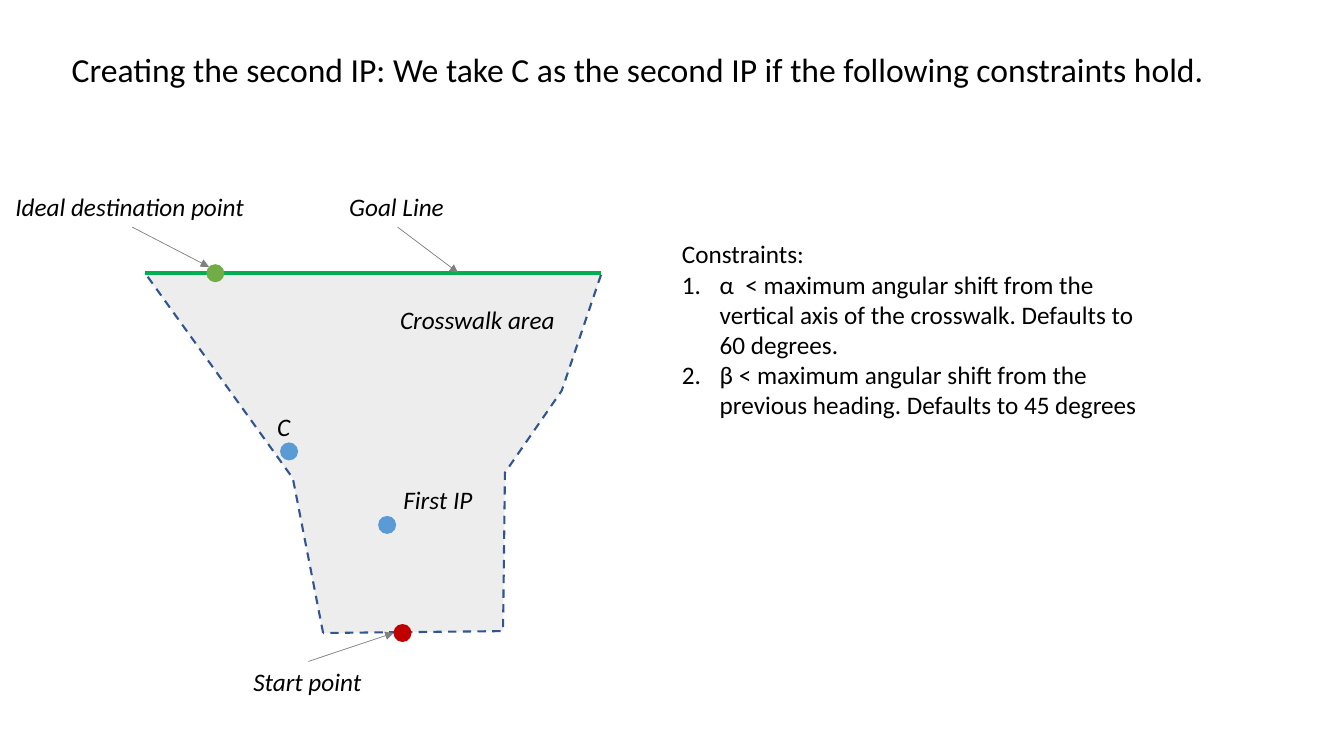
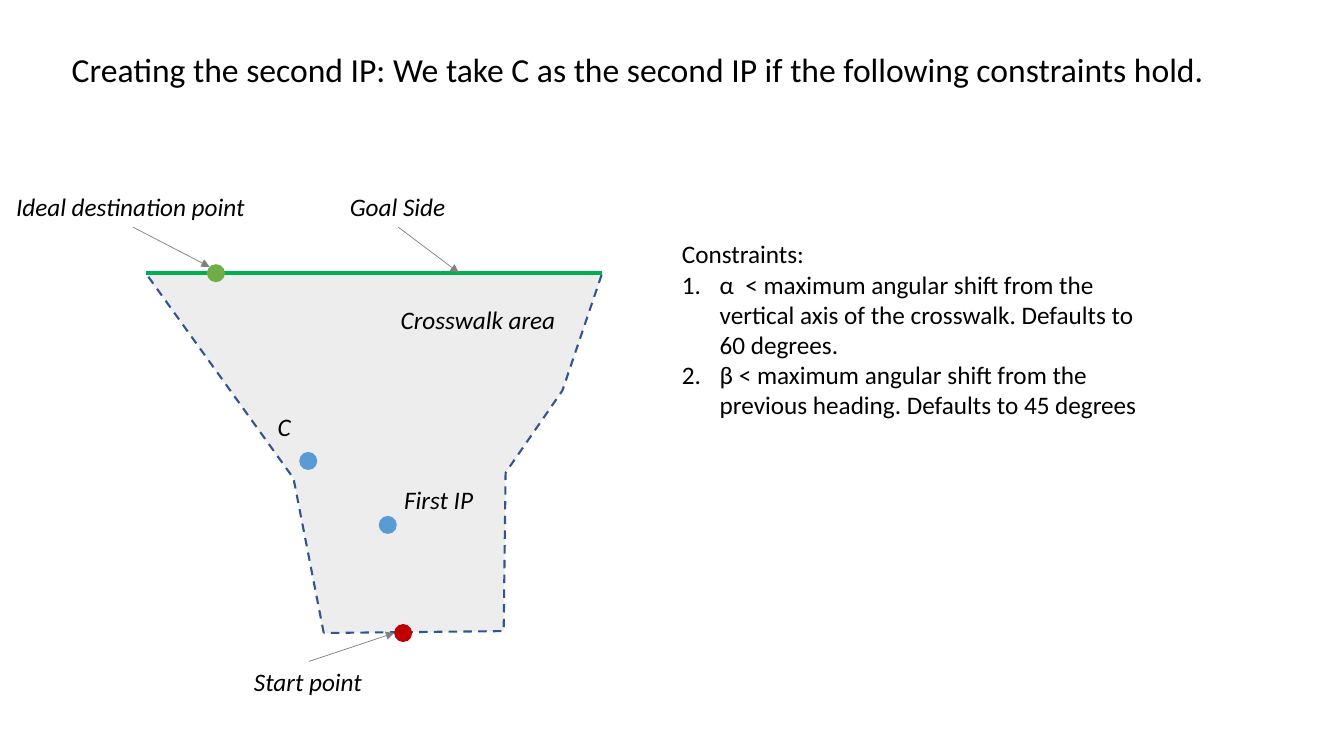
Before and after one commit to adhocmaster/carla-jaywalker-experiments, a slide deck: slide 16 of docs/Soft-Trajectory-Generation.pptx (slide 18 before the commit). Drawn at 1344x756 pixels with LibreOffice and Linux fonts; fonts in the diff are those of the drawing. Boxes give left, top, right and bottom in pixels: in the first picture for what was removed or moved away, otherwise in the second. Text is boxed around its words. In the diff, an @@ line names an element or a change of style, - is before the commit and + after.

```diff
--- a/docs/Soft-Trajectory-Generation.pptx
+++ b/docs/Soft-Trajectory-Generation.pptx
@@ text at (x1=350, y1=198, x2=445, y2=216): text changed @@
-Goal Line
+Goal Side
@@ freeform shape at (x1=146, y1=273, x2=603, y2=633): outline redrawn @@
@@ ellipse moved from (x1=280, y1=443, x2=298, y2=461) to (x1=299, y1=452, x2=318, y2=470) @@
```
Also in this commit, not shown: 15 other slides changed, 2 slides added, 3 slides removed, 11 other files.
